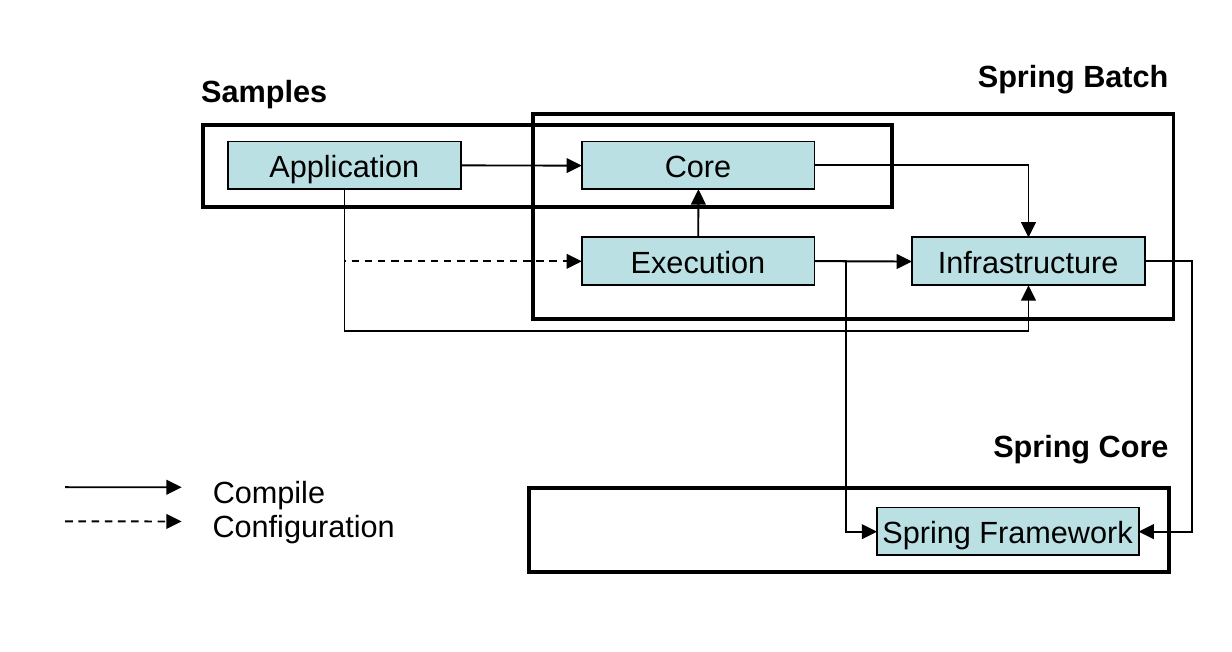
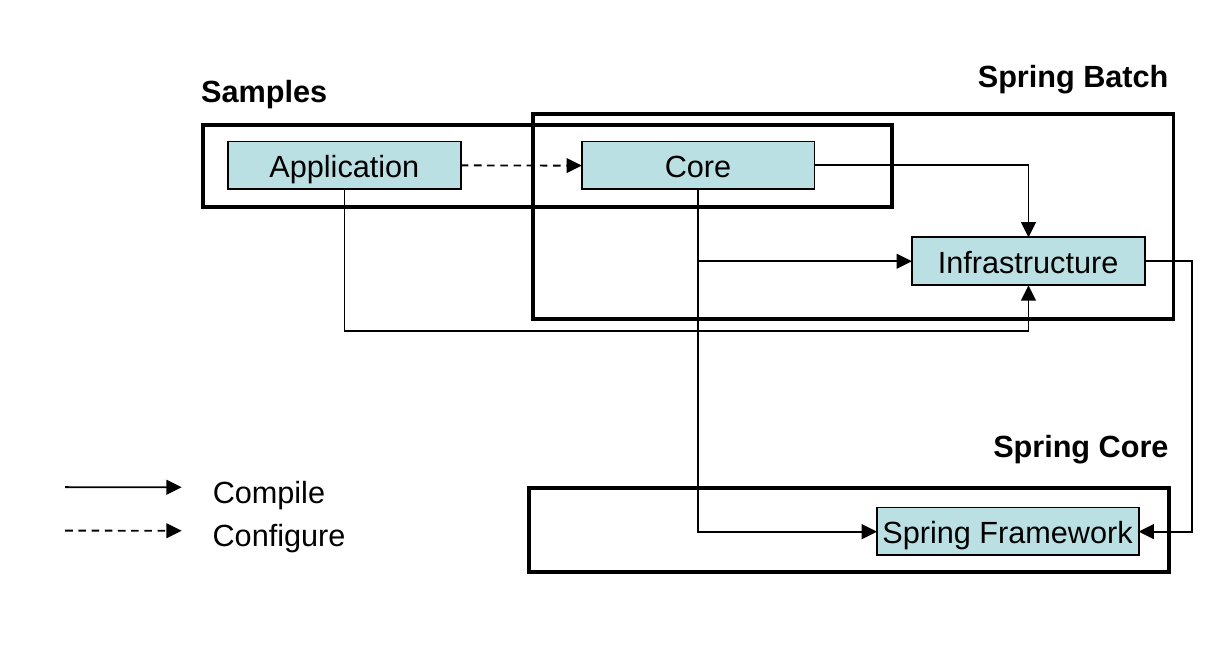
Before and after one commit to spring-projects/spring-batch, a slide deck: slide 1 of src/site/ppt/RuntimeDependendencies.ppt. Drawn at 1232x652 pixels with LibreOffice and Linux fonts; fonts in the diff are those of the drawing. Boxes give left, top, right and bottom in pixels: in the first picture for what was removed or moved away, otherwise in the second. Text is boxed around its words. In the diff, an @@ line names an element or a change of style, - is before the commit and + after.

```diff
--- a/src/site/ppt/RuntimeDependendencies.ppt
+++ b/src/site/ppt/RuntimeDependendencies.ppt
@@ arrow (460, 166) - (582, 166): stroke #000000 0.74 pt to #000000 0.74 pt dashed @@
@@ elbow arrow removed from (344, 190) to (582, 262) @@
@@ elbow arrow moved from (816, 262) - (877, 532) to (698, 190) - (877, 532) @@
@@ arrow removed from (698, 238) to (698, 190) @@
@@ elbow arrow added from (698, 190) to (912, 262), #000000 0.74 pt @@
@@ rectangle removed at (x1=582, y1=238, x2=816, y2=285) @@
-Execution
@@ arrow removed from (814, 262) to (912, 262) @@
@@ arrow moved from (64, 521) - (182, 521) to (64, 530) - (182, 530) @@
@@ text removed at (x1=213, y1=514, x2=395, y2=542) @@
-Configuration
@@ text added at (x1=213, y1=523, x2=346, y2=552), 12 pt, text #000000 @@
+Configure
```
Also in this commit, not shown: 1 other file.
